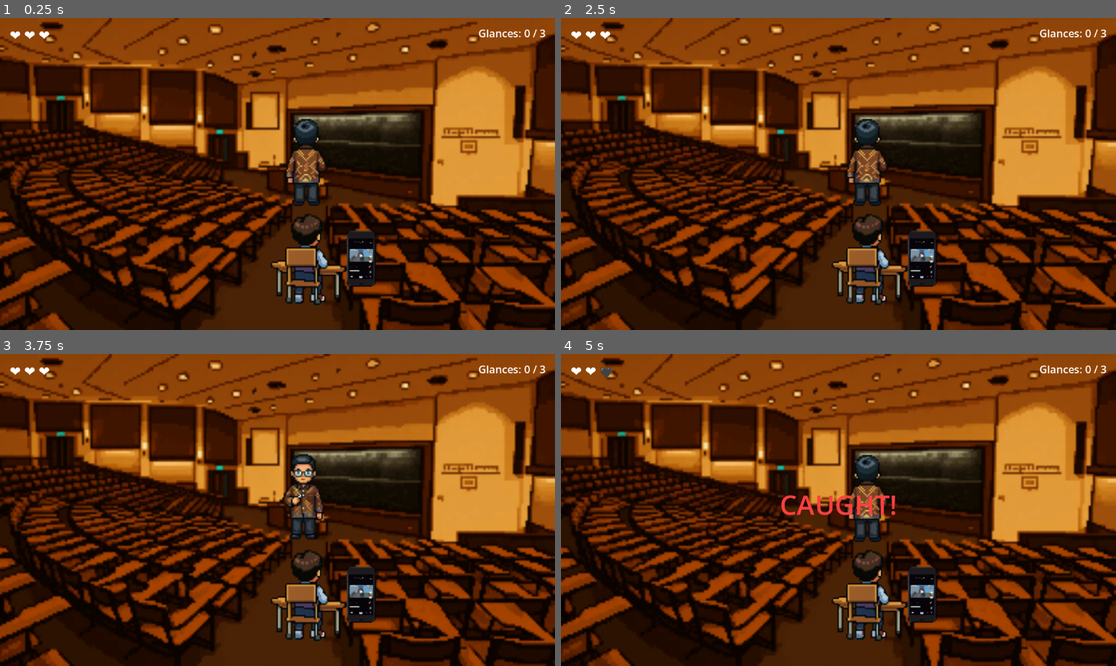
Above: before the commit, frames 1-4 (two rows, left to right).
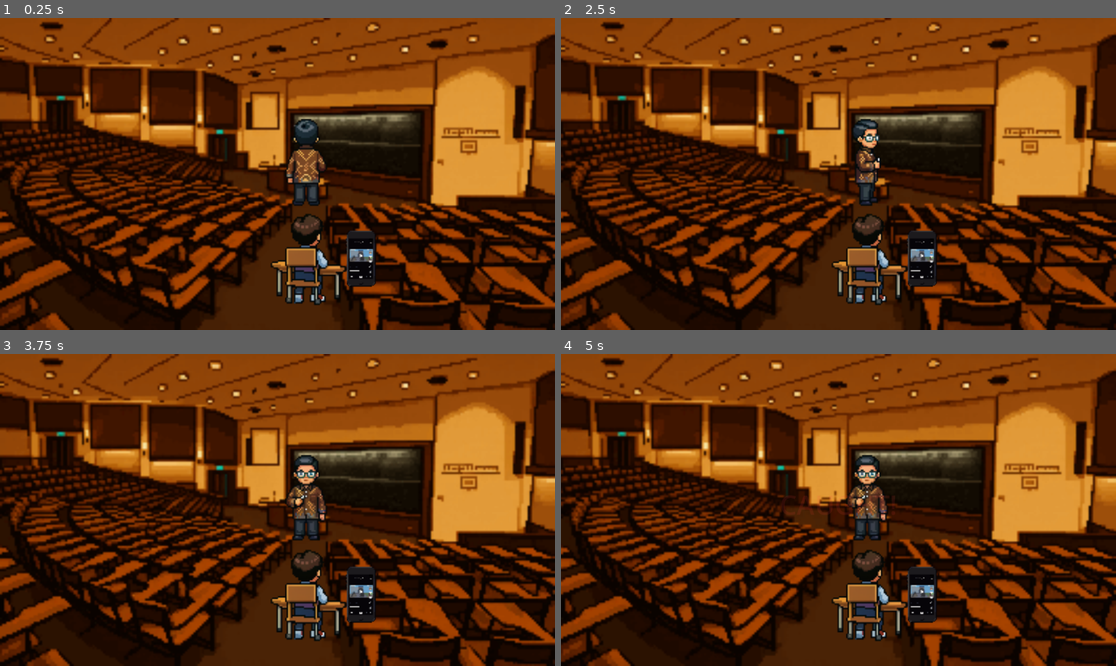
Above: after the commit, the same moments.

Repository: Muhd-Mairaj/um-micro-games
Game: Godot game, scene res://minigames/phone_down/PhoneDown.tscn
The game is run twice, just before and just after one commit, with the same random seed, the same clock (stepped at 60 frames per second) and the same inputs. This scene is started directly instead of the project's main scene. Sound files missing from this copy of the repository are replaced by a short silence.
Inputs (mouse positions are in pixels of both pictures, inside the frame that each line leads up to):
- Up to frame 1 (0.25 s): no input
- Up to frame 2 (2.5 s): tap Enter (ui_accept) at 0.5, 0.77, 1.25, 2 s; move the mouse to (960, 158) at 0.52 s; click (960, 158) at 0.67 s; drag from (727, 189) to (810, 236) at 1.27 s; move the mouse to (894, 105) at 2.02 s; click (894, 105) at 2.17 s
- Up to frame 3 (3.75 s): drag from (249, 572) to (111, 463) at 2.77 s; move the mouse to (444, 556) at 3.52 s; click (444, 556) at 3.67 s
- Up to frame 4 (5 s): tap Enter (ui_accept) at 3.77 s; drag from (672, 463) to (755, 432) at 4.27 s

The runs differ from the first frame. In frame 1, 0.2% of the frame differs, in the area x 1-99%, y 3-7%; in frame 2, 1.3%; in frame 3, 1.3%; in frame 4, 1.5%, in the area x 1-99%, y 3-61%.

Commit message:
Refactor PhoneDown into survival mode

Diff:
--- a/minigames/phone_down/PhoneDown.gd
+++ b/minigames/phone_down/PhoneDown.gd
@@ -3,12 +3,12 @@
 # =============================================================================
 # PREMISE: The lecturer randomly glances at the student's desk.
 #   Hide the phone (tap it) before the lecturer catches you!
-#   Survive 3 glances to win. Lose all 3 lives to lose.
+#   Survive until the time runs out to win. One mistake = lose.
 #
 # STATE MACHINE:
 #   SAFE     → lecturer looks away, phone is visible, countdown to next glance
 #   WARNING  → lecturer is about to look (brief flash), may be a fakeout
-#   GLANCING → lecturer is actively looking — tap the phone NOW or lose a life
+#   GLANCING → lecturer is actively looking — tap the phone NOW or lose
 #
 # RULES:
 #   - extends MiniGameBase  (no own Timer nodes, no change_scene, one win/lose)
@@ -18,7 +18,7 @@
 extends MiniGameBase
 
 # ---------------------------------------------------------------------------
-# PRELOADED TEXTURES — loaded once at parse time for zero runtime stutter
+# PRELOADED TEXTURES
 # ---------------------------------------------------------------------------
 const TEX_LECTURER_SAFE    = preload("res://minigames/phone_down/assets/lecturer_safe.png")
 const TEX_LECTURER_WARNING = preload("res://minigames/phone_down/assets/lecturer_warning.png")
@@ -29,19 +29,15 @@
 # ---------------------------------------------------------------------------
 # GAME SETTINGS
 # ---------------------------------------------------------------------------
-## How long (seconds) the GLANCING window lasts per difficulty step.
-var glance_durations: Array[float] = [1.2, 0.9, 0.6]
+## How long (seconds) the GLANCING window lasts. Gets shorter as time goes on.
+var glance_durations: Array[float] = [1.2, 0.9, 0.6, 0.5]
 
 ## How long the WARNING flash shows before resolving to GLANCING or fakeout.
 var warning_duration: float = 0.5
 
-## How many glances the player must survive to win.
-var glances_required: int = 3
-
 # ---------------------------------------------------------------------------
 # RUNTIME STATE
 # ---------------------------------------------------------------------------
-var lives: int = 3
 var glances_survived: int = 0
 var state: String = "SAFE"
 var state_timer: float = 0.0
@@ -62,39 +58,46 @@
 var _feedback_timer: float = 0.0
 var _feedback_active: bool = false
 
-## Delay before returning to SAFE after a successful tap, so phone_hidden.png
-## stays visible for a visible moment before the phone comes back out.
+## Delay before returning to SAFE after a successful tap.
 var _safe_delay_timer: float = 0.0
 var _awaiting_safe: bool = false
 
 # ---------------------------------------------------------------------------
-# NODE REFERENCES — @onready resolves after scene tree is built
+# NODE REFERENCES
 # ---------------------------------------------------------------------------
 @onready var lecturer: Sprite2D = $Lecturer
 @onready var student: Sprite2D = $Student
 @onready var phone: Sprite2D = $Phone
 @onready var background: TextureRect = $Background
 
-# UI nodes (all live under the UILayer CanvasLayer in the scene)
 @onready var ui_layer: CanvasLayer       = $UILayer
-@onready var lives_label: Label          = $UILayer/LivesLabel
-@onready var glances_label: Label        = $UILayer/GlancesLabel
 @onready var flash_overlay: ColorRect    = $UILayer/FlashOverlay
 @onready var feedback_label: Label       = $UILayer/FeedbackLabel
 @onready var audio_player: AudioStreamPlayer = $AudioPlayer
 
-# Sound files (from the 400 Sounds Pack)
+# Sound files
 const SFX_WARNING = preload("res://400 Sounds Pack/UI/sci_fi_hover.wav")
 const SFX_HIDE = preload("res://400 Sounds Pack/UI/sci_fi_confirm.wav")
 const SFX_CAUGHT = preload("res://400 Sounds Pack/Retro/lose.wav")
 
 # ---------------------------------------------------------------------------
+# SOLO TESTING
+# ---------------------------------------------------------------------------
+func _ready() -> void:
+	# Hide the old UI labels since we don't use local lives anymore
+	if has_node("UILayer/LivesLabel"):
+		$UILayer/LivesLabel.visible = false
+	if has_node("UILayer/GlancesLabel"):
+		$UILayer/GlancesLabel.visible = false
+	setup()
+
+# ---------------------------------------------------------------------------
 # MINIGAMEBASE CONTRACT
 # ---------------------------------------------------------------------------
 func setup() -> void:
 	base_duration = 10.0
-	instruction_text = "Hide your phone when the lecturer looks!"
-	next_glance_time = randf_range(1.5, 3.0)
+	instruction_text = "Hide your phone!"
+	next_glance_time = randf_range(1.5, 2.5)
 	game_active = true
 	_lecturer_origin = lecturer.position
 
@@ -103,7 +106,6 @@
 	background.size = vp_size
 	background.stretch_mode = TextureRect.STRETCH_SCALE
 
-	_update_ui()
 	_apply_state()
 
 # ---------------------------------------------------------------------------
@@ -114,16 +116,20 @@
 	# shrinks along with the HUD's actual_duration() in later faculties.
 	delta *= time_scale
 
-	# ── Safe-return delay (lets phone_hidden texture show briefly) ──────────
+	# Check for natural survival win (10 seconds)
+	# The GameManager will call lose() if time runs out, but we want time out to mean WIN here.
+	# We will handle the win condition by checking the time elapsed if needed, or by overriding behavior.
+	# Actually, GameManager handles timeout. By default, GameManager calls lose() on timeout.
+	# To make it a survival game, we must manually trigger win() just before GameManager triggers timeout.
+
 	if _awaiting_safe:
-		_safe_delay_timer -= delta
+		_safe_delay_timer -= delta * time_scale
 		if _safe_delay_timer <= 0.0:
 			_awaiting_safe = false
 			_set_state("SAFE")
 
-	# ── State machine ──────────────────────────────────────────────────────
 	if game_active:
-		state_timer += delta
+		state_timer += delta * time_scale
 		match state:
 			"SAFE":
 				if state_timer >= next_glance_time:
@@ -138,33 +144,28 @@
 			"GLANCING":
 				var duration: float = glance_durations[min(glances_survived, glance_durations.size() - 1)]
 				if state_timer >= duration:
-					_lose_life()
-
-	# ── Lecturer shake ─────────────────────────────────────────────────────
+					_lose_game("CAUGHT!")
+
+	# Effects...
 	if _is_shaking:
-		_shake_time += delta
+		_shake_time += delta * time_scale
 		if _shake_time < 0.5:
-			var offset := Vector2(
-				sin(_shake_time * 60.0) * 6.0,
-				cos(_shake_time * 55.0) * 3.0
-			)
+			var offset := Vector2(sin(_shake_time * 60.0) * 6.0, cos(_shake_time * 55.0) * 3.0)
 			lecturer.position = _lecturer_origin + offset
 		else:
 			lecturer.position = _lecturer_origin
 			_is_shaking = false
 			_shake_time = 0.0
 
-	# ── Screen flash fade-out ──────────────────────────────────────────────
 	if _flash_active:
-		_flash_alpha = max(0.0, _flash_alpha - delta * 3.0)
+		_flash_alpha = max(0.0, _flash_alpha - delta * 3.0 * time_scale)
 		flash_overlay.color = Color(1.0, 0.0, 0.0, _flash_alpha)
 		if _flash_alpha <= 0.0:
 			_flash_active = false
 			flash_overlay.visible = false
 
-	# ── Feedback label fade-out ────────────────────────────────────────────
 	if _feedback_active:
-		_feedback_timer -= delta
+		_feedback_timer -= delta * time_scale
 		var alpha := clampf(_feedback_timer / 0.3, 0.0, 1.0)
 		feedback_label.modulate.a = alpha
 		if _feedback_timer <= 0.0:
@@ -172,7 +173,7 @@
 			feedback_label.visible = false
 
 # ---------------------------------------------------------------------------
-# INPUT — tap the phone sprite
+# INPUT
 # ---------------------------------------------------------------------------
 func _input(event: InputEvent) -> void:
 	if not game_active:
@@ -183,71 +184,47 @@
 		return
 
 	var click_pos: Vector2 = get_global_mouse_position()
-	var dist: float = click_pos.distance_to(phone.global_position)
-	if dist > 150:
+	if click_pos.distance_to(phone.global_position) > 150:
 		return
 
 	match state:
-
 		"GLANCING":
 			phone.texture = TEX_PHONE_HIDDEN
 			glances_survived += 1
 			_show_feedback("NICE!", Color(0.2, 1.0, 0.4))
-
 			audio_player.stream = SFX_HIDE
 			audio_player.play()
-
-			_update_ui()
-
-			# Instantly exit the GLANCING state so _process() doesn't trigger _lose_life()
-			# due to the timer expiring while we are waiting for the safe delay.
 			state = "HIDDEN"
-
-			if glances_survived >= glances_required:
-				game_active = false
-				win()
-			else:
-				_awaiting_safe = true
-				_safe_delay_timer = 0.4
+			_awaiting_safe = true
+			_safe_delay_timer = 0.4
 
 		"SAFE":
-			lives -= 1
-			_show_feedback("TOO EARLY!", Color(1.0, 0.5, 0.0))
-			audio_player.stream = SFX_CAUGHT
-			audio_player.play()
-			_update_ui()
-			if lives <= 0:
-				game_active = false
-				lose()
-				return
-			_set_state("SAFE")
+			_lose_game("TOO EARLY!")
 
 		"WARNING":
-			lives -= 1
-			_show_feedback("WAIT!", Color(1.0, 1.0, 0.0))
-			audio_player.stream = SFX_CAUGHT
-			audio_player.play()
-			_update_ui()
-			if lives <= 0:
-				game_active = false
-				lose()
-				return
-			_set_state("SAFE")
-
-# ---------------------------------------------------------------------------
-# LIFE MANAGEMENT — only called when lecturer catches the player (timeout)
-# ---------------------------------------------------------------------------
-func _lose_life() -> void:
-	lives -= 1
-	_show_feedback("CAUGHT!", Color(1.0, 0.25, 0.25))
+			_lose_game("WAIT!")
+
+# ---------------------------------------------------------------------------
+# LOSE CONDITION (One strike)
+# ---------------------------------------------------------------------------
+func _lose_game(reason: String) -> void:
+	game_active = false
+	_show_feedback(reason, Color(1.0, 0.25, 0.25))
 	audio_player.stream = SFX_CAUGHT
 	audio_player.play()
-	_update_ui()
-	if lives <= 0:
+	lose()
+
+# Override the base lose() to handle timeouts as wins for survival mode.
+func lose() -> void:
+	if game_active:
+		# If game_active is still true, the player didn't make a mistake.
+		# This means GameManager called lose() because the global timer ran out.
+		# In a survival game, timing out means you win!
 		game_active = false
-		lose()
+		win()
 	else:
-		_set_state("SAFE")
+		# A genuine loss (player got caught or tapped wrong), let the base class handle it.
+		super.lose()
 
 # ---------------------------------------------------------------------------
 # STATE TRANSITIONS
@@ -258,7 +235,9 @@
 	fakeout = false
 
 	if state == "SAFE":
-		next_glance_time = randf_range(1.5, 2.5)
+		# Make it slightly faster as they survive longer
+		var speed_up = min(glances_survived * 0.2, 1.0)
+		next_glance_time = randf_range(1.0 - speed_up, 2.5 - speed_up)
 		fakeout = randf() < 0.3
 
 	if state == "GLANCING":
@@ -297,16 +276,3 @@
 	feedback_label.visible = true
 	_feedback_timer = 1.0
 	_feedback_active = true
-
-# ---------------------------------------------------------------------------
-# UI UPDATE
-# ---------------------------------------------------------------------------
-func _update_ui() -> void:
-	var hearts := ""
-	for i in range(3):
-		if i < lives:
-			hearts += "❤️ "
-		else:
-			hearts += "🖤 "
-	lives_label.text = hearts.strip_edges()
-	glances_label.text = "Glances: %d / %d" % [glances_survived, glances_required]
